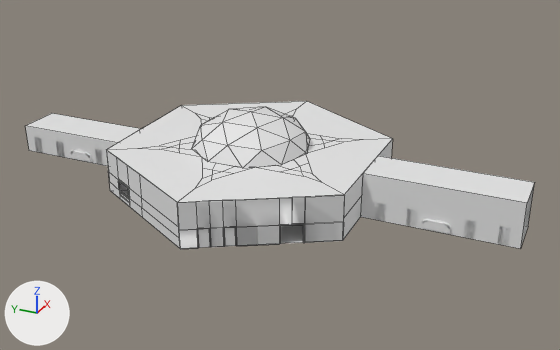
What one commit did to the FBX model Assets/Models/Space Station Med Hall.fbx.
Rendered twice from a 50 mm camera at (-86.1, -42.9, 45.3) aimed at (0.2, -4.0, 2.1). Every picture has the same lights, and +X, +Y and +Z are marked at lower left. Mesh edges are drawn as thin lines on the coarser meshes. Where no turn or scale is listed for an object, it has been applied to the vertices. Vertices at the same position are counted once.

Names of what the first picture shows: 'Cube.014', 'Cube.017', 'Floor.002', 'Icosphere', 'Walls.002', 'Walls.007', 'Walls.010', 'cEILLING'.
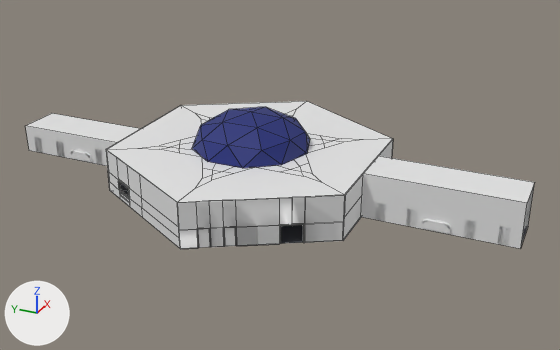
Where the change shows, as pixel boxes [x1, y1, x2, y2] in the pictures (560 x 350 px):
'Icosphere', recoloured (white to blue)
    both: [192, 107, 310, 168]
'Floor.002', recoloured
    both: [120, 157, 303, 244]
'Walls.001', reshaped (not visible before)
    after: [106, 105, 181, 188]

Patch to the scene script:
```diff
--- a/Assets/Models/Space Station Med Hall.fbx.py
+++ b/Assets/Models/Space Station Med Hall.fbx.py
@@ mat_whitewall @@
+mat_whitewall = principled_material('WhiteWall')
+mat_whitewall.base_color = (0.8, 0.8, 0.8)  # white #e7e7e7
@@ mat_sphere @@
+mat_sphere = principled_material('Sphere')
+mat_sphere.base_color = (0.00992, 0.0204, 0.184)  # dark blue #192777
@@ mat_greyfloor @@
+mat_greyfloor = principled_material('GreyFloor')
+mat_greyfloor.base_color = (0.074, 0.0789, 0.0946)  # dark grey #4d4f57
@@ me_cylinder_004 @@
 # used by ob_walls_001; location = (0.0, 0.0, 0.0)
-me_cylinder_004.from_pydata(...)  # 12 vertices, 5 faces; spans x -9.6..9.6, y 16.6, z 0.0..6.0
+me_cylinder_004.from_pydata(...)  # 24 vertices, 22 faces; spans x -9.6..9.6, y 16.6..16.7, z 0.0..6.0
+# me_cylinder_004 part 1
+# 12 vertices are added at x -9.6..9.6, y 16.7, z 0.0..6.0
+# 17 new faces join them
+me_cylinder_004.materials.append(mat_whitewall)  # white #e7e7e7
@@ me_cylinder_002 @@
 me_cylinder_002.from_pydata(...)  # 12 vertices, 6 faces; spans x -19.1..19.1, y -16.6..16.6, z 0.0
+me_cylinder_002.materials.append(mat_greyfloor)  # dark grey #4d4f57
@@ me_icosphere @@
 me_icosphere.from_pydata(...)  # 26 vertices, 40 faces; spans x -7.6..7.6, y -8.0..8.0, z 0.0..4.5
+me_icosphere.materials.append(mat_sphere)  # dark blue #192777
```
